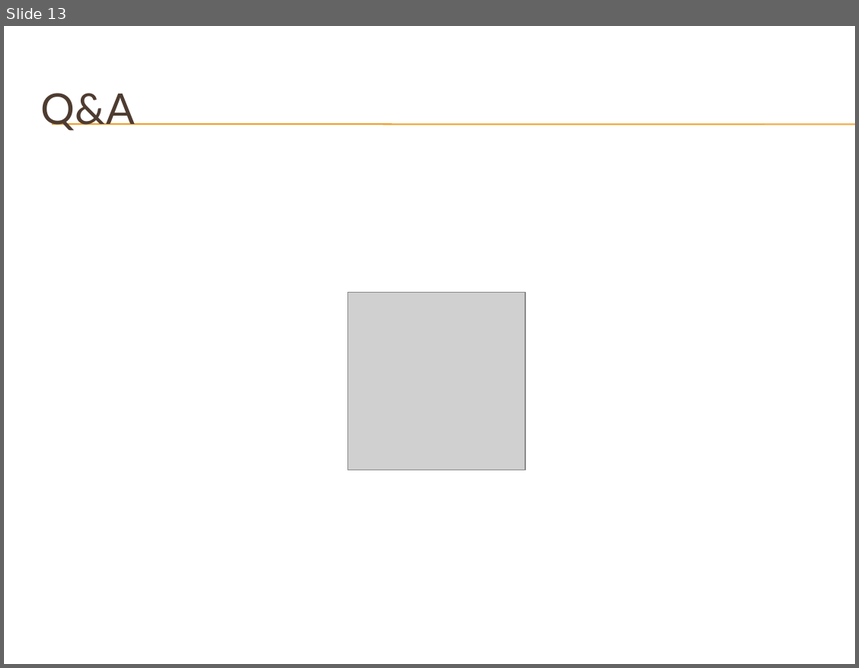
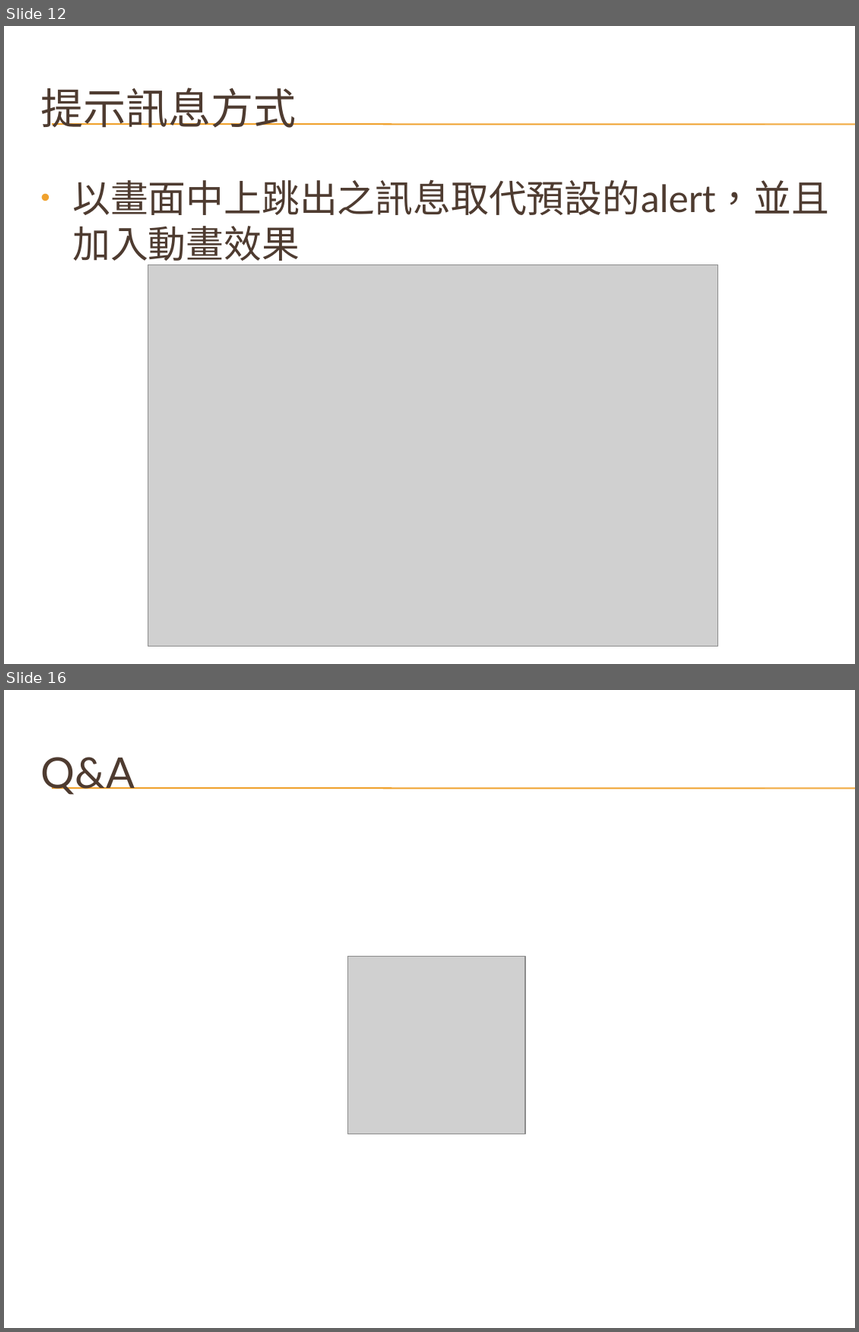
Before and after one commit to mjwade03/HtmlProject, a slide deck: HtmlProject/NodejsCompleteServer/Slide/天氣概況綜合資訊站 - 3rd stage.pptx. Shown one above the other, each under a label of ours: slide 13 before the commit, slides 12 and 16 after it; the slides between them are not shown. The pictures are 859x668 and 859x1332 pixels, drawn with LibreOffice and Linux fonts; fonts in the diff are those of the drawing; grey boxes stand for pictures; background and template pictures are left out. Boxes give left, top, right and bottom in pixels: in the first picture for what was removed or moved away, otherwise in the second. Text is boxed around its words. In the diff, an @@ line names an element or a change of style, - is before the commit and + after.

```diff
--- a/HtmlProject/NodejsCompleteServer/Slide/天氣概況綜合資訊站 - 3rd stage.pptx
+++ b/HtmlProject/NodejsCompleteServer/Slide/天氣概況綜合資訊站 - 3rd stage.pptx
@@ slide 12 added at <box>4,26,855,664</box>, background picture (left out); not listed: 2 template elements that a slide beside it also shows @@
@@ title added at <box>40,88,296,128</box>, 36 pt, text #4E3B30 @@
+提示訊息方式
@@ text added at <box>72,180,829,268</box>, 32 pt, text #4E3B30 @@
+• 以畫面中上跳出之訊息取代預設的alert，並且加入動畫效果
@@ picture added at <box>148,265,718,646</box> @@
@@ what was slide 13 is now slide 16 @@
```
Also in this commit, not shown: 9 slides changed, 2 other slides added, 3 other files.
